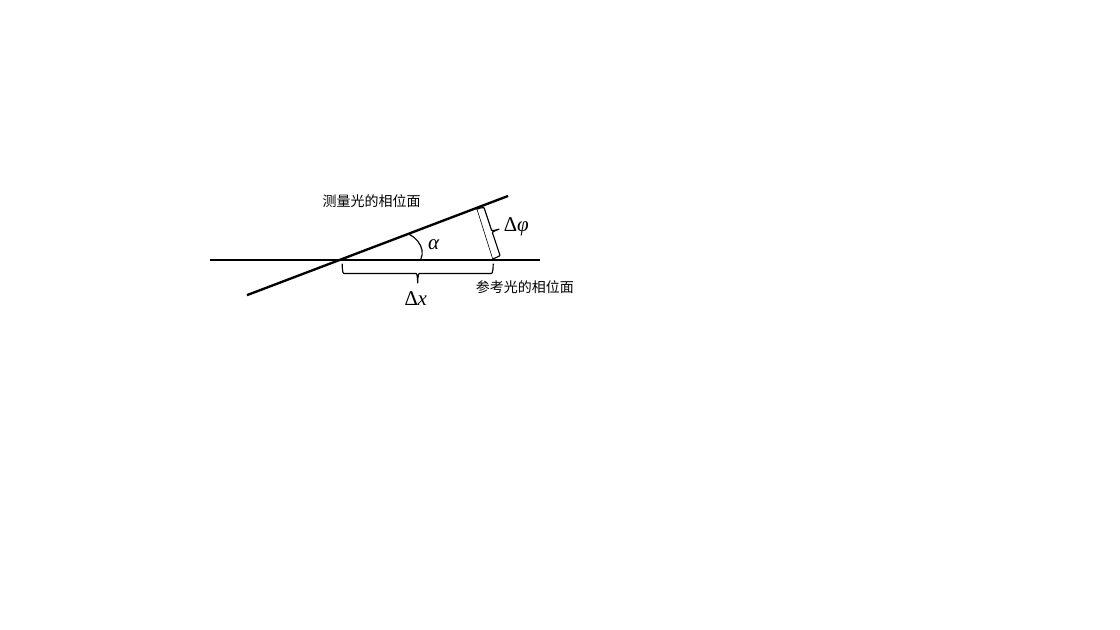
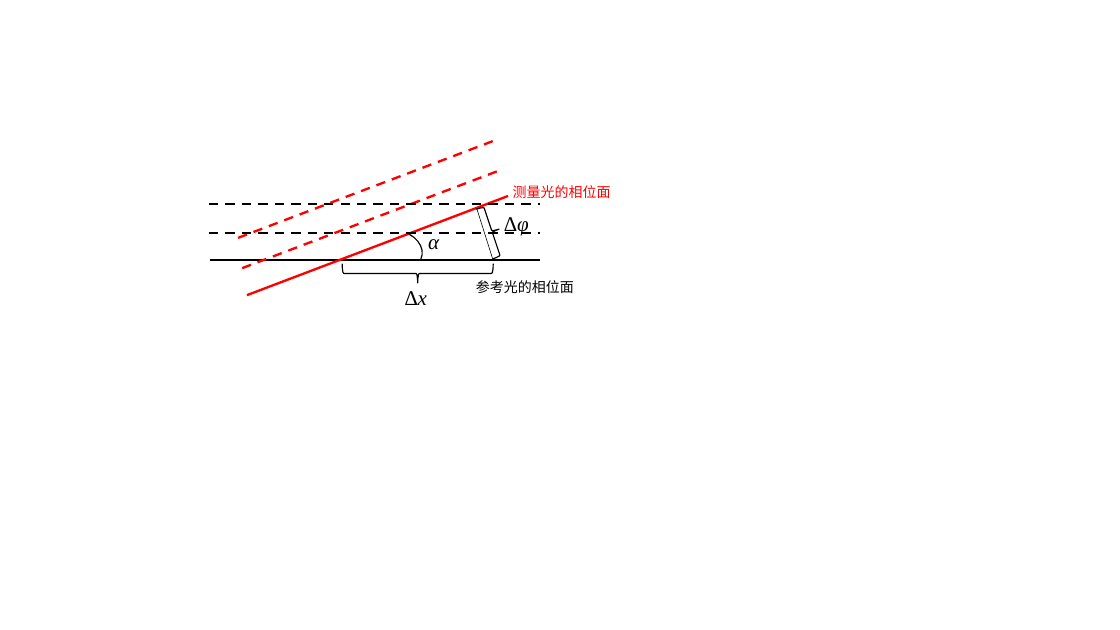
Before and after one commit to cateliu/Test, a slide deck: slide 1 of 第二学年/Report/Process/演示图.pptx. Drawn at 1120x630 pixels with LibreOffice and Linux fonts; fonts in the diff are those of the drawing. Boxes give left, top, right and bottom in pixels: in the first picture for what was removed or moved away, otherwise in the second. Text is boxed around its words. In the diff, an @@ line names an element or a change of style, - is before the commit and + after.

```diff
--- a/第二学年/Report/Process/演示图.pptx
+++ b/第二学年/Report/Process/演示图.pptx
@@ group added at [209, 139, 540, 268]: 4 lines @@
@@ line (247, 295) - (508, 196): stroke #000000 2 pt to #FF0000 2 pt @@
@@ text "测量光的相位面": place and size @@
-text "测量光的相位面" at [323, 194, 421, 207]
+text "测量光的相位面" at [513, 185, 611, 198]
@@ text "测量光的相位面" at [513, 185, 611, 198]: text colour #000000 to #FF0000 @@
```
Also in this commit, not shown: 19 other files.
